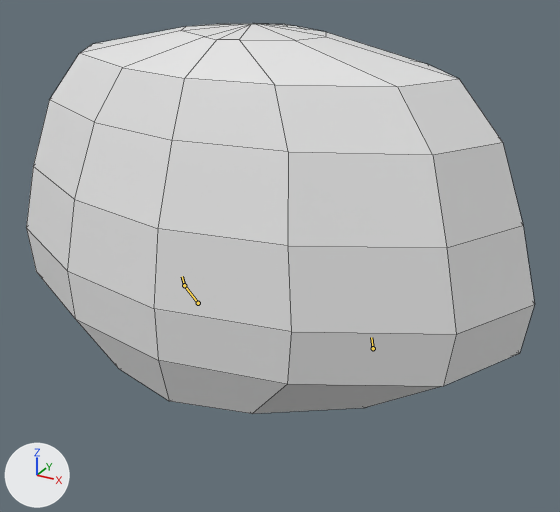
Two versions of the FBX model Assets/Models/smallfresno.fbx, one commit apart.
The view is the same before and after, from a 50 mm camera at (1.88, -3.4, 5.21) aimed at (0.14, -0.23, 3.62). Every picture has the same lights, and +X, +Y and +Z are marked at lower left. Both versions are drawn at frame 175 of the action 'Armature.000|Armature.000Action'; the numbers are the values there. The bones that change are drawn over the model as lines. Mesh edges are drawn as thin lines.
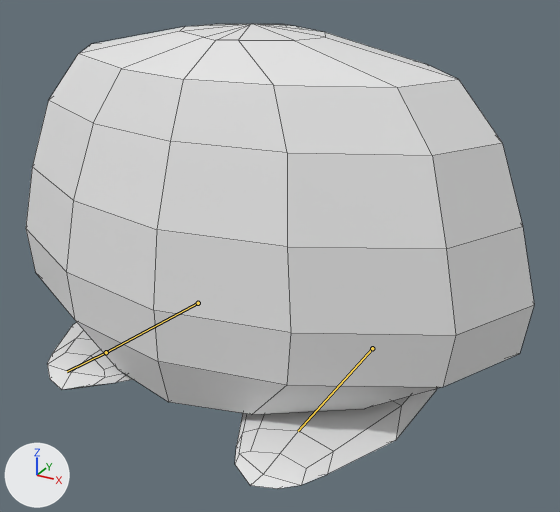
What the commit changed:
Bone 'Bone.001' (bone_bone_001) turns from (177, 0, 1) to (124, 0, 1) degrees about its own x, y and z.
Bone 'Bone.004' (bone_bone_004) turns from (177, 0, 1) to (131, 0, 1) degrees about its own x, y and z.
Bone 'Bone.005' (bone_bone_005) turns from (0, 0, 0) to (-5, 0, 0) degrees about its own x, y and z.

Boxes (x1, y1, x2, y2) around the edits, measured in the pictures (560 x 512 px):
'Sphere.002', posed (19% taller)
    before: (26, 24, 535, 414)
    after: (26, 24, 534, 489)
bone 'Bone.001', root to tip
    before: (373, 348) to (371, 337)
    after: (372, 348) to (298, 431)
bone 'Bone.004', root to tip
    before: (198, 303) to (184, 285)
    after: (198, 303) to (106, 352)
bone 'Bone.005', root to tip
    before: (184, 285) to (182, 276)
    after: (106, 352) to (67, 371)
